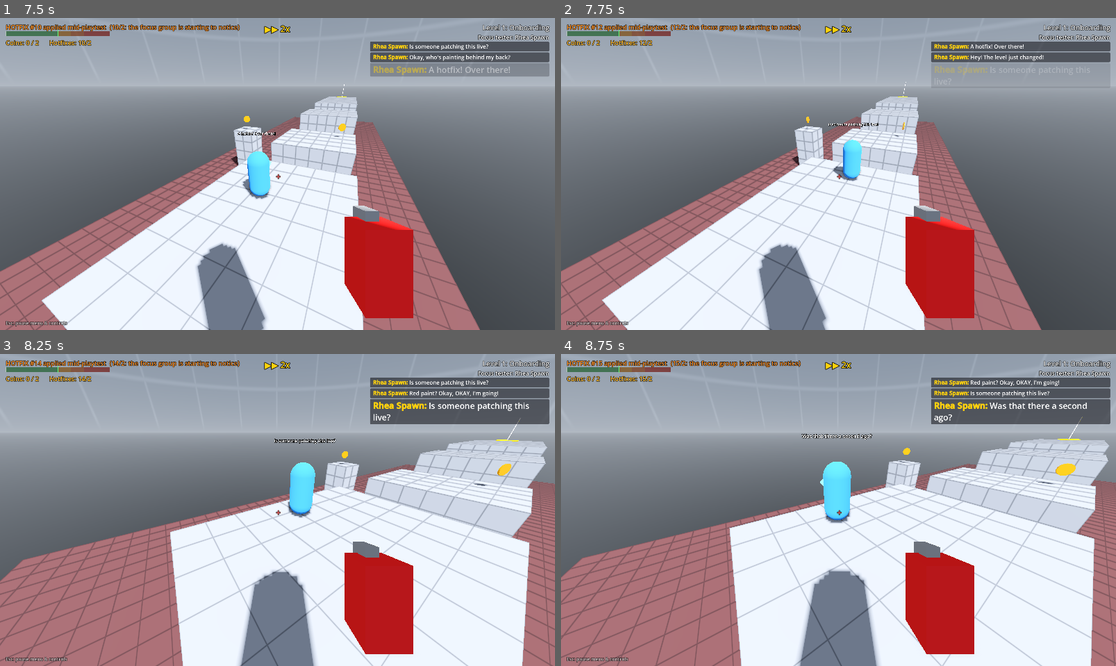
Above: before the commit, frames 1-4 (two rows, left to right).
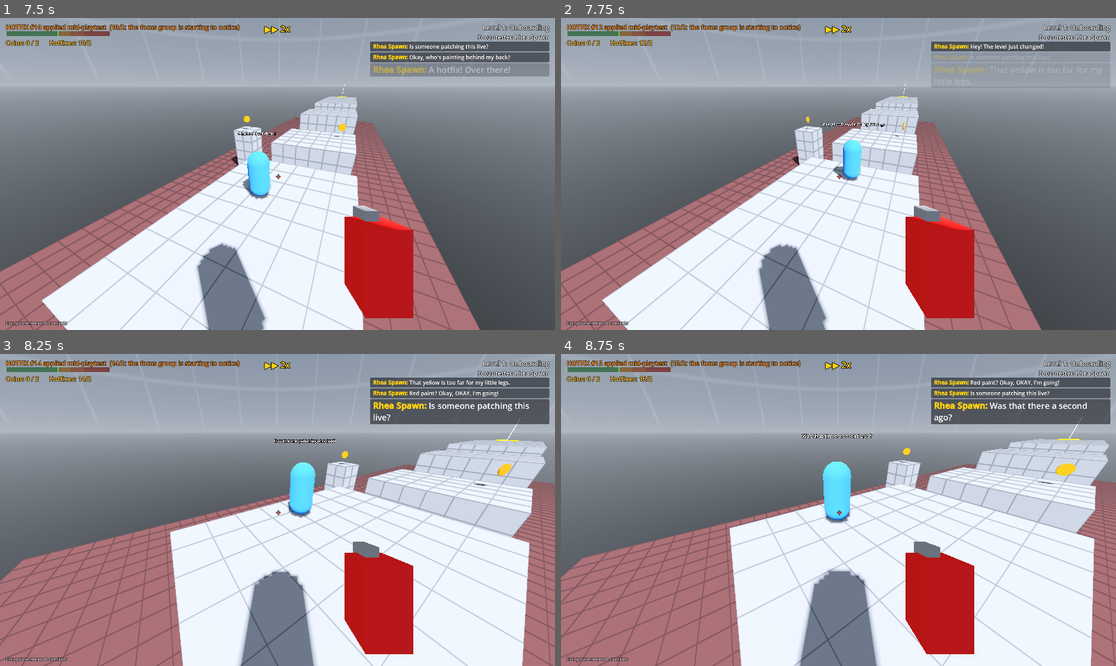
Above: after the commit, the same moments.

Repository: RSghr/yellow-paint
Game: Godot game, scene res://level_select.tscn
The game is run twice, just before and just after one commit, with the same random seed, the same clock (stepped at 60 frames per second) and the same inputs.
Inputs (mouse positions are in pixels of both pictures, inside the frame that each line leads up to):
- Up to frame 1 (7.5 s): click "Start" at 0.5 s; click "Start" at 1.25 s; click (22, 42) at 2.02 s; click "Accept & grab the paint" at 2.75 s; click "Start session" at 3.5 s; tap Enter (start_test) at 4.25 s; move the mouse to (305, 174) at 4.27 s; press the mouse at (305, 174) at 4.28 s; hold T (fast_forward) from 4.28 s (still down); tap Space (jump) at 4.52, 4.55, 4.82, 5.1, 5.27, 5.57, 6.05, 6.77, 7.07 s; move the mouse to (249, 174) at 5.02 s; release the mouse at (249, 174) at 5.03 s; click (249, 174) at 5.3 s; move the mouse to (288, 167) at 5.77 s; hold Backspace (clear_paint) 5.78-6.53 s; move the mouse to (271, 180) at 6.52 s; tap N (next_level) at 6.6 s; click (271, 180) at 6.8 s; move the mouse to (316, 177) at 7.27 s; press the mouse at (316, 177) at 7.28 s
- Up to frame 2 (7.75 s): keep holding T (fast_forward); tap Space (jump) at 7.52, 7.55 s
- Up to frame 3 (8.25 s): keep holding T (fast_forward); tap Space (jump) at 7.82 s; move the mouse to (233, 506) at 8.02 s; release the mouse at (233, 506) at 8.03 s; right-click (233, 506) at 8.1 s
- Up to frame 4 (8.75 s): keep holding T (fast_forward); tap Space (jump) at 8.27, 8.57 s; click (794, 506) at 8.3 s

Frame 1 is identical in both runs. In frame 2, 1.3% of the frame differs, in the area x 46-99%, y 8-43%; in frame 3, 0.1%; in frame 4, less than 0.1%.

Commit message:
Stretch jumps to too-far paint, better loot goblin odds, elevator retrace fixes
- Out of options, a tester tries a painted landing up to 2 m further / 1 m higher than its reach, once,
  with its Jumping odds after a long hesitation (never 'No paint, no way'). Dead-end returns use the same window.
- Loot goblin: +0.25 odds (max 97%) on loot jumps and the way back to its marked spot
- Chained loot jumps keep the first mark; the way back prefers spots that aren't loot ledges
- Retrace skips trail stops whose floor is gone (elevator top); a fall lets the Explorer press a tried button again

Co-Authored-By: Claude Opus 5.5 <noreply@anthropic.com>
Claude-Session: https://claude.ai/code/session_01W5jG8cMnz72ugdxaP4H6QQ

Diff:
--- a/focus_group.gd
+++ b/focus_group.gd
@@ -68,14 +68,14 @@
 ## Written as the focus group's own notes on the tester. Keep them in sync with runner.gd's "Traits" values.
 const TRAIT_INFO := {
 	jump = [
-		"Clears about 4.5 m across and 2 m up, painted or not. Paint a landing further than that and they will tell you it's too far.\nJumps they improvise without paint land about half the time.",
-		"Clears about 5.5 m across and 2.5 m up.\nJumps they improvise without paint land about two times out of three.",
+		"Clears about 4.5 m across and 2 m up, painted or not. Paint a landing further than that and they will tell you it's too far (and try it anyway once nothing else is left).\nJumps they improvise without paint land about half the time.",
+		"Clears about 5.5 m across and 2.5 m up. A landing a bit further gets a try once nothing else is left.\nJumps they improvise without paint land about two times out of three.",
 		"Clears up to 7 m across and 3 m up.\nJumps they improvise without paint almost always land, so they get by on less paint.",
 	],
 	greed = [
 		"Only picks up loot a few steps away, on the floor they are standing on.\nAnything further is left behind unless the way to it is painted.",
 		"Walks over to any loot they spot, but never risks a jump for it.\nA collectible across a gap needs a painted landing.",
-		"Goes for every collectible in sight before following any paint, and improvises the jump to reach it if it looks reachable.\nIt doesn't always land. Loot out of reach is remembered for later.",
+		"Goes for every collectible in sight before following any paint, and improvises the jump to reach it if it looks reachable.\nJumps better than usual for loot, but doesn't always land. Loot out of reach is remembered for later.",
 	],
 	patience = [
 		"Barely strays from the last splat to look around, so the next one must be visible from there.\nNever jumps anywhere unpainted, not even toward the waystone.",
--- a/runner.gd
+++ b/runner.gd
@@ -71,6 +71,9 @@
 @export_subgroup("Jumping (Short legs / Average / Parkour)")
 @export var reach_by_level: Array[float] = [4.5, 5.5, 7.0]  ## max_jump_distance: how far ANY jump goes (painted ones too).
 @export var reach_up_by_level: Array[float] = [2.1, 2.5, 3.2]  ## max_jump_up: how high a ledge it can jump onto.
+@export var loot_jump_bonus := 0.25  ## Loot goblin: added to its Jumping odds for a jump to loot or back to its marked spot.
+@export var stretch_reach := 2.0  ## A painted landing up to this much further than its reach (and stretch_up higher)...
+@export var stretch_up := 1.0  ## ...is "too far", but once out of options it tries it anyway, with its Jumping odds.
 @export var jump_success_by_level: Array[float] = [0.5, 0.65, 0.95]  ## desperate_success_chance: odds that an improvised jump lands (Short legs: leaps of faith too).
 @export var leap_error_by_level: Array[float] = [0.7, 0.7, 0.25]  ## Leap-of-faith aim error in metres.
 @export_subgroup("Greed (Ascetic / Average / Loot goblin)")
@@ -111,6 +114,7 @@
 var _futile_leaps: Array[Vector3] = []  ## Improvised landings it tried that put it right back where it took off.
 var _loot_anchor := Vector3.INF  ## Loot goblin: the spot it marked before jumping for loot (where it comes back to).
 var _loot_return := {}  ## Loot goblin: {at = landing} of the unpainted jump that got it to some loot (see _try_loot_return).
+var _loot_ledges: Array[Vector3] = []  ## Loot goblin: where its loot jumps landed (dead ends: not a way back).
 var _coin_jump := {}  ## Set by _decide: node index -> a coin it can only reach with an unpainted jump.
 var improvises := true  ## False = "No paint, no way": never jumps anywhere unpainted.
 var curious := false  ## Explorer: tries unpainted buttons/planks.
@@ -174,6 +178,7 @@
 var _lost_time := 0.0  ## Seconds since it last made progress (reached paint/coin/button/flag, saw new paint, a door opened).
 var _last_jump_desperate := false
 var _too_far_said := {}  ## Spots it already complained were out of reach (cleared on reset).
+var _stretch_tried := {}  ## Too-far spots it already tried to jump to (cleared on reset).
 var _scan_looks: Array[Vector3] = []  ## Corridor openings still to check during this look-around.
 var _crumbs: Array[Vector3] = []  ## Where it has walked since the last NEW splat (every 2.5 m): its way back there.
 var _link_cache := {}  ## "a|b|jump" -> _link() result between two known spots (cleared when doors move, on reset).
@@ -306,10 +311,12 @@
 	_lost_time = 0.0
 	_last_jump_desperate = false
 	_too_far_said.clear()
+	_stretch_tried.clear()
 	_corner_cache.clear()
 	_link_cache.clear()
 	_scouted_coins.clear()
 	_loot_return = {}
+	_loot_ledges.clear()
 	_loot_anchor = Vector3.INF
 	_futile_leaps.clear()
 	_dead_ends.clear()
@@ -780,6 +787,7 @@
 				_home_y = feet().y  # Made it (painted or not): this is the floor it's on now.
 				if step.get("coin_gamble", false):
 					_loot_return = {at = feet()}  # It will need a way back once the loot is in the bag.
+					_loot_ledges.append(feet())
 				if step.jump:
 					# Remember the way and the take-off, so it can make this jump again after a fall.
 					var painted: bool = step.get("paint", false)
@@ -788,7 +796,8 @@
 				return
 			if step.get("jump", false):
 				failed_jumps += 1
-				_failed_jump = {from = _jump_from, to = step.pos, improvised = step.leap}
+				_failed_jump = {from = _jump_from, to = step.pos, improvised = step.leap, loot = step.get("loot", false),
+					stretch = step.get("stretch", false)}
 				if step.leap and feet().distance_to(_jump_from) < 1.2:
 					_futile_leaps.append(step.pos)  # Bounced off something: don't keep trying that one.
 			# Any landing that isn't where it meant to go might be a fall.
@@ -798,6 +807,7 @@
 					_trail_add(feet(), _jump_from, true)
 				if step.get("coin_gamble", false):
 					_loot_return = {at = feet()}  # Landed by the loot after all: it will need a way back too.
+					_loot_ledges.append(feet())
 				if step.leap:
 					say(["Made it! ...mostly.", "Nailed it. Sort of."].pick_random(), true)
 		elif not _check_setback():  # Fell off something without meaning to?
@@ -816,6 +826,7 @@
 	_lost_time = 0.0  # A full patience period on this floor before it improvises again.
 	if not _trail.is_empty():
 		_retrace_to = _trail.back()  # Where it was when it fell.
+		_tried_curios.clear()  # The button it pressed on the way (an elevator) may be the way back up: one more go.
 		say(["Ow. Okay, I know the way back up.", "Fell. Let's retrace my steps.", "That was a shortcut. Down."].pick_random(), true)
 	return true
 
@@ -911,8 +922,8 @@
 		if step.get("desperate", false):
 			doubt = 1.6
 			Sfx.play("desperate", 0.0)
-			if step.get("loot_return", false):
-				pass  # Already said it's heading back to its marked spot.
+			if step.get("loot_return", false) or step.get("stretch", false):
+				pass  # Already said why (heading back to its marked spot / that the paint is too far).
 			elif step.get("coin_gamble", false):
 				say(["No paint? That loot is worth it.", "I can make that. Probably. LOOT!", "Collectibles first, safety second."].pick_random(), true)
 			elif short_legs:
@@ -973,7 +984,9 @@
 		_start_scan(scan_time * 0.5)
 		return
 	_jump_from = from
-	if step.get("coin_gamble", false) and (_loot_anchor == Vector3.INF or from.y > _loot_anchor.y - 0.3):
+	# (Jumping on from one loot ledge to the next keeps the mark where it was: the ledge is no way back.)
+	if step.get("coin_gamble", false) and (_loot_anchor == Vector3.INF or from.y > _loot_anchor.y - 0.3) \
+			and not _loot_ledges.any(func(l): return l.distance_to(from) < 2.0):
 		# Loot goblin: mark where it jumps from, to come back here once the loot is in the bag (_try_loot_return).
 		# A retry from lower down (it fell somewhere survivable) keeps the original mark.
 		_loot_anchor = from
@@ -983,7 +996,10 @@
 	_last_jump_desperate = step.get("desperate", false)
 	if _last_jump_desperate and flat.length() > 0.01:
 		# A gamble with fixed odds: a miss falls well short, a hit lands about where it aimed.
-		if randf() >= desperate_success_chance:
+		var odds := desperate_success_chance
+		if step.get("loot", false):
+			odds = minf(odds + loot_jump_bonus, 0.97)  # Loot goblin: it REALLY wants that loot (or its marked spot).
+		if randf() >= odds:
 			target = from.lerp(target, randf_range(0.45, 0.65))
 		else:
 			target += flat.normalized() * randf_range(-0.2, 0.3)
@@ -1234,9 +1250,12 @@
 			jumpable.append(false)
 	if _retrace_to != Vector3.INF:
 		# Retracing: the places it got to without paint are stepping stones too (jumping to them is a gamble again).
+		var tspace := get_world_3d().direct_space_state
 		for p in _trail:
 			if nodes.any(func(n): return n.distance_to(p) < 1.0):
 				continue
+			if _ground_y(tspace, p, p.y, 0.45) == null:
+				continue  # Its floor isn't there any more (the top of an elevator that went back down).
 			nodes.append(p)
 			trust.append(1)
 			kinds.append("trail")
@@ -1319,6 +1338,7 @@
 				_path[0].leap = true
 				_path[0].desperate = true
 				_path[0].coin_gamble = true
+				_path[0].loot = true  # Loot goblin odds (loot_jump_bonus).
 			if via_point[i] != null:
 				_path.push_front({pos = via_point[i], jump = false, trust = 99, leap = false,
 					paint = false, kind = "walk", host = null})
@@ -1381,6 +1401,10 @@
 	# Out of ideas for `patience` seconds AND it has finished a full round of looking around
 	# (that's usually when it spots paint it missed): gamble on a jump instead of sulking.
 	# Stuck on a floor it jumped onto: go back the way it came before gambling on somewhere new.
+	# Paint just out of reach (it said "Too far!"): nothing else left, so it tries that jump anyway, with its odds.
+	if improvises and _lost_time >= patience and _wanders >= wander_limit and _try_stretch_jump():
+		_lost_time = 0.0
+		return
 	if improvises and _lost_time >= patience and _wanders >= wander_limit and _try_dead_end_return():
 		_lost_time = 0.0
 		return
@@ -1624,6 +1648,10 @@
 	var from: Vector3 = _safe_takeoff(_trail_from[kb], b)
 	if a.distance_to(from) > 0.6 and not _walkable(a, from):
 		return {}
+	# The floor it landed on must still be there: the top of an elevator that has since gone back down isn't
+	# (Mike jumped at thin air where the Hanging Gardens elevator had been).
+	if _ground_y(get_world_3d().direct_space_state, b, b.y, 0.45) == null:
+		return {}
 	return {cost = a.distance_to(from) + from.distance_to(b) + 4.0, jump = true, via = from, replay = _trail_gamble[kb]}
 
 
@@ -1647,7 +1675,8 @@
 		if _is_progress(from, me):
 			return false  # It moved forward getting here: improvise onward instead.
 		var back := _safe_takeoff(from, stop)
-		var link := _link_within(me, back, true, max_jump_distance, max_jump_up)
+		# Its Jumping odds either way, so a way back a bit out of its range (stretch_reach / stretch_up) is tried too.
+		var link := _link_within(me, back, true, max_jump_distance + stretch_reach, max_jump_up + stretch_up)
 		if link.is_empty() or not link.jump:
 			continue
 		_dead_ends.append(me)
@@ -1708,7 +1737,15 @@
 	for p in _trail + _trail_from:
 		if p != Vector3.INF and absf(p.y - me.y) < 0.8 and not _walkable(me, p):
 			others.append(p)
-	others.sort_custom(func(a, b): return me.distance_to(a) < me.distance_to(b))
+	# Nearest first, but another loot ledge it already gambled its way onto is a dead end too: those last
+	# (Frank went loot ledge to loot ledge on The Gauntlet, then "back" to the first one instead of the main floor).
+	var on_loot_ledge := func(p: Vector3) -> bool: return _loot_ledges.any(func(l): return l.distance_to(p) < 2.0)
+	others.sort_custom(func(a, b):
+		var la: bool = on_loot_ledge.call(a)
+		var lb: bool = on_loot_ledge.call(b)
+		if la != lb:
+			return lb
+		return me.distance_to(a) < me.distance_to(b))
 	spots.append_array(others)
 	for to in spots:
 		var link := _link_within(me, to, true, max_jump_distance, max_jump_up)
@@ -1719,7 +1756,7 @@
 		if link.get("via") != null:
 			_path.append({pos = link.via, jump = false, trust = 99, leap = false, paint = false, kind = "walk", host = null})
 		_path.append({pos = to, jump = true, trust = 1, leap = true, desperate = true, paint = false, kind = "leap", host = null,
-			loot_return = true})
+			loot_return = true, loot = true})
 		say(["Nothing. Back to my marked spot.", "Dead end. Same jump, other direction.",
 			"No paint here. Retracing my steps."].pick_random(), true)
 		_advance()
@@ -1737,7 +1774,47 @@
 		if not _walkable(feet(), from):
 			return false
 		_path.append({pos = from, jump = false, trust = 99, leap = false, paint = false, kind = "walk"})
-	_path.append({pos = jump.to, jump = true, trust = 1, leap = true, desperate = true, paint = false, kind = "leap"})
+	var stretch: bool = jump.get("stretch", false)
+	_path.append({pos = jump.to, jump = true, trust = 1, leap = true, desperate = true, paint = stretch,
+		kind = "paint" if stretch else "leap", loot = jump.get("loot", false), stretch = stretch})
+	_advance()
+	return true
+
+
+## Out of options, with paint in sight that's just out of reach (up to stretch_reach further / stretch_up higher):
+## jump for it anyway, once per spot. A gamble with its Jumping odds, after a long hesitation (a miss falls short).
+## "No paint, no way" never does (it never improvises).
+func _try_stretch_jump() -> bool:
+	var me := feet()
+	var best: Dictionary = {}
+	var best_d := INF
+	for s in known_spots():
+		var pos: Vector3 = s.pos
+		var key := pos.snapped(Vector3.ONE * 0.5)
+		if _is_visited(pos) or _stretch_tried.has(key) or not _link(me, pos).is_empty():
+			continue
+		if pos.y < death_height + 0.5:
+			continue
+		var link := _link_within(me, pos, true, max_jump_distance + stretch_reach, max_jump_up + stretch_up)
+		if link.is_empty() or not link.jump:
+			continue
+		var d := me.distance_to(pos)
+		if _goal_known:
+			d = pos.distance_to(_goal.global_position)  # The one that gets it closest to the waystone.
+		if d < best_d:
+			best_d = d
+			best = {pos = pos, link = link, key = key}
+	if best.is_empty():
+		return false
+	_stretch_tried[best.key] = true
+	_path.clear()
+	if best.link.get("via") != null:
+		_path.append({pos = best.link.via, jump = false, trust = 99, leap = false, paint = false, kind = "walk", host = null})
+	_path.append({pos = best.pos, jump = true, trust = 1, leap = true, desperate = true, paint = true, kind = "paint",
+		host = null, stretch = true})
+	_look_at(best.pos, 1.0)
+	say(["It's yellow. It's far. I'm going for it.", "Nothing else to do. That paint it is.",
+		"Too far, they said. Watch me.", "If I don't make it, tell them to paint closer."].pick_random(), true)
 	_advance()
 	return true
 
@@ -1756,7 +1833,7 @@
 		# do it: the operator painted it just out of range. Way out of range isn't worth mentioning.
 		if not _link(me, pos).is_empty():
 			continue
-		if _link_within(me, pos, true, max_jump_distance + 1.5, max_jump_up + 1.0).is_empty():
+		if _link_within(me, pos, true, max_jump_distance + stretch_reach, max_jump_up + stretch_up).is_empty():
 			continue
 		_too_far_said[pos.snapped(Vector3.ONE * 0.5)] = true
 		_look_at(pos, 1.0)
Not shown, changed: CLAUDE.md
